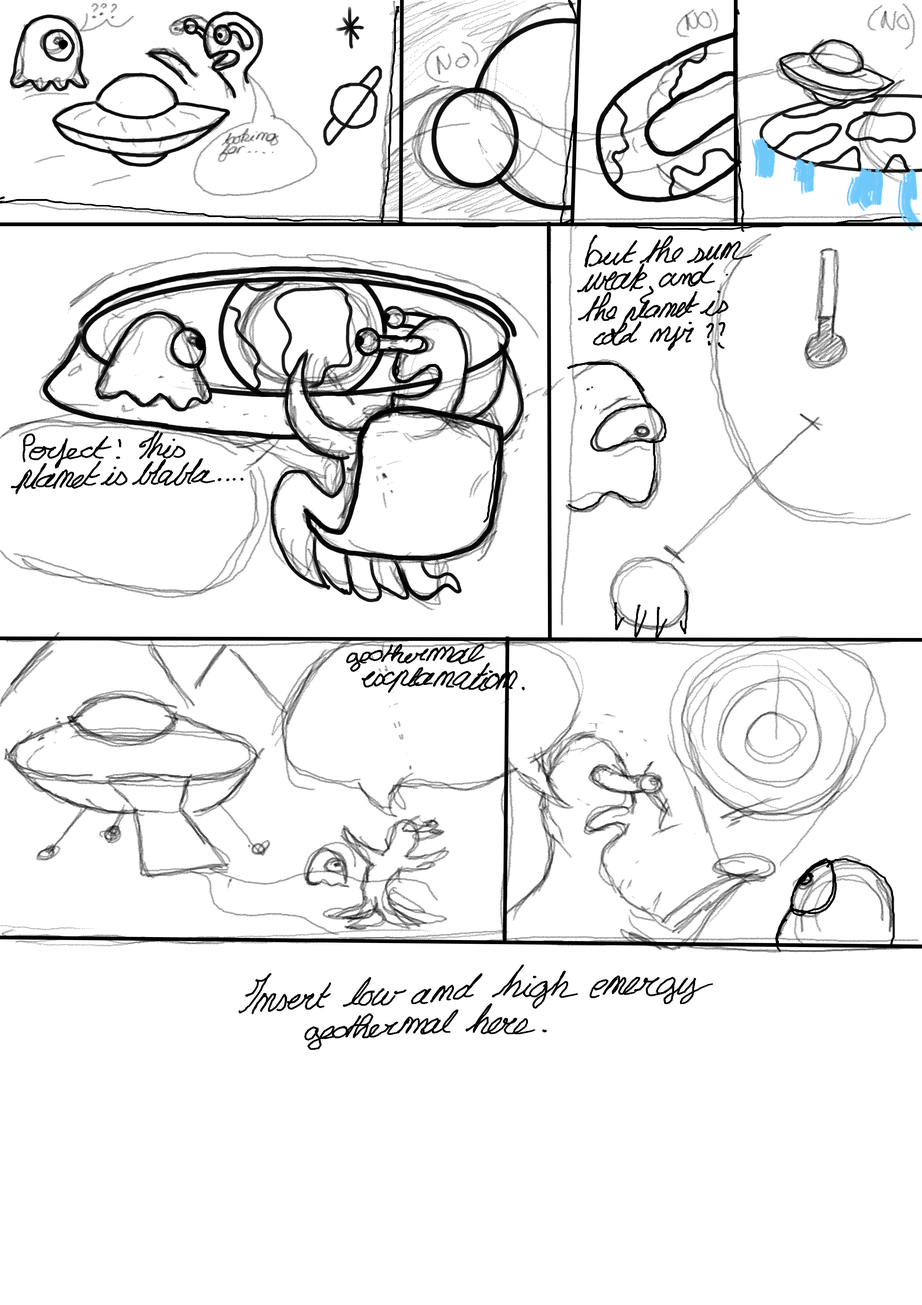
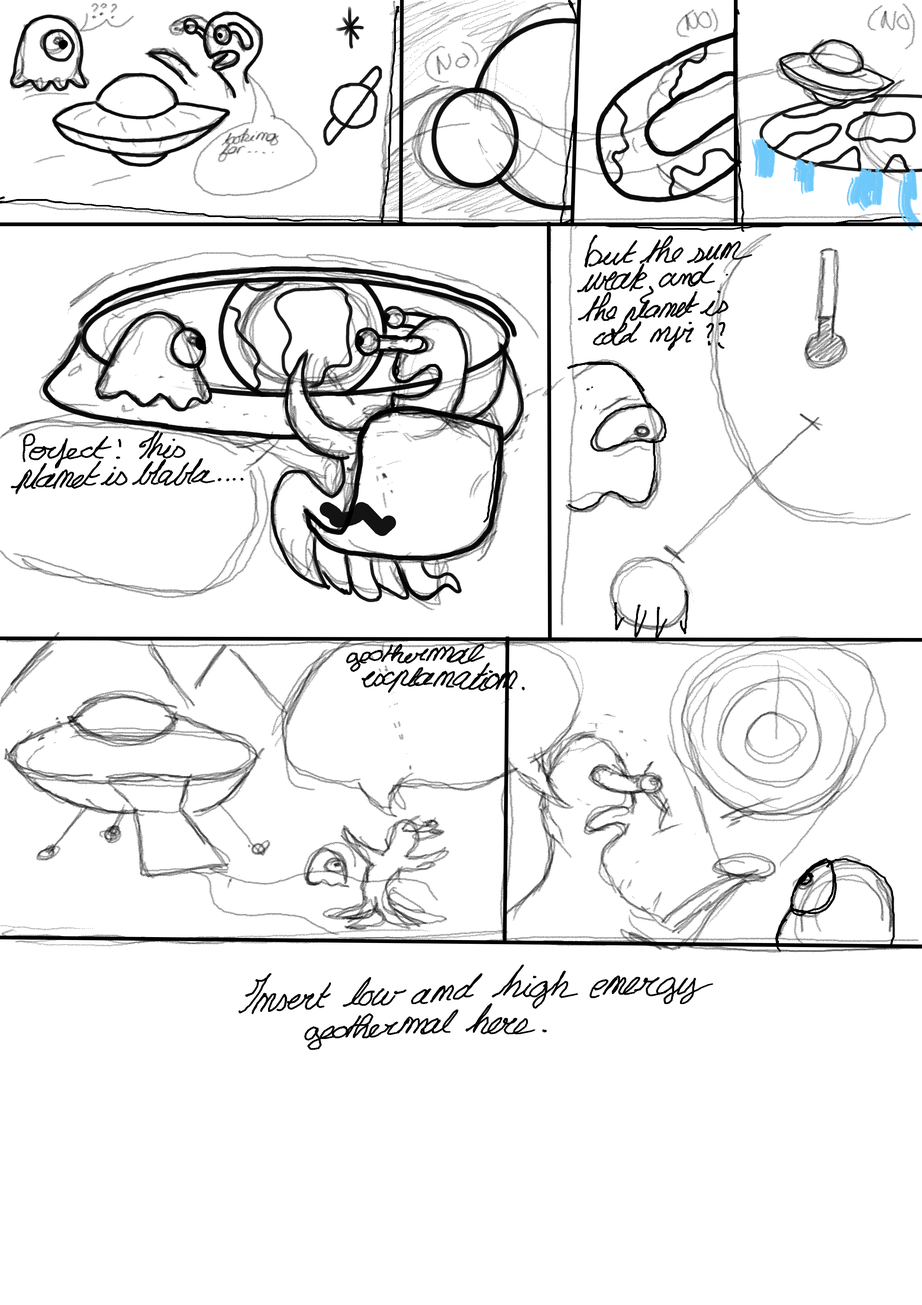
Comparing the layer stacks of the two (922, 1305) images. Changes:
painted on "Paint Layer 1 Merged" over <box>319,501,397,536</box>
painted on "Colours" over <box>319,501,397,536</box>
painted on "Background.png" over <box>319,501,397,536</box>
